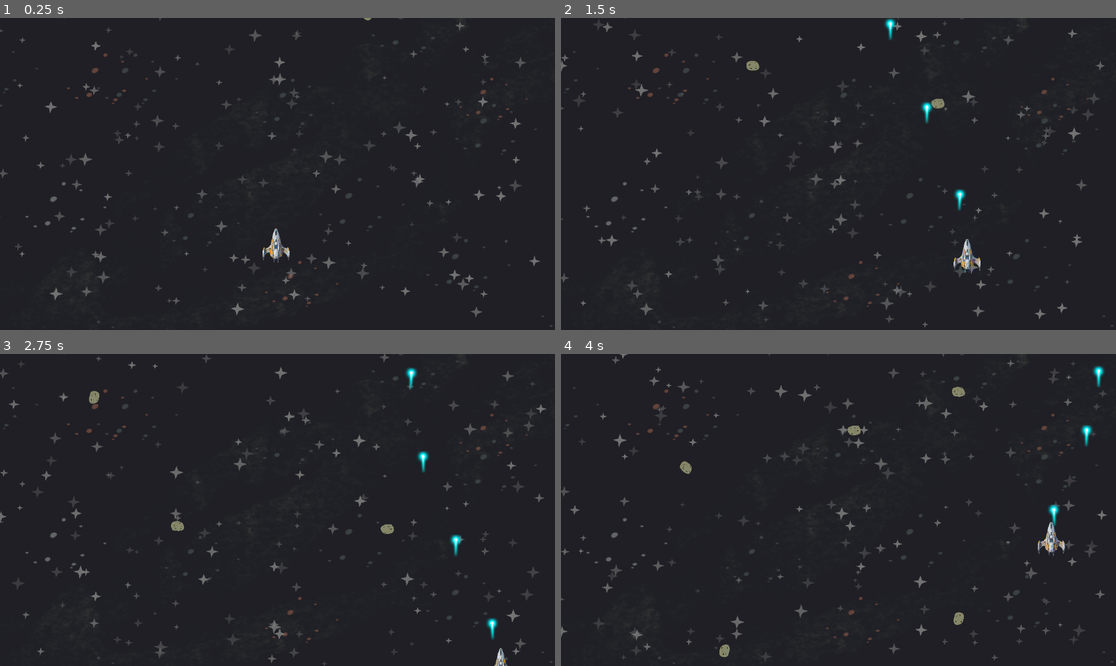
Above: before the commit, frames 1-4 (two rows, left to right).
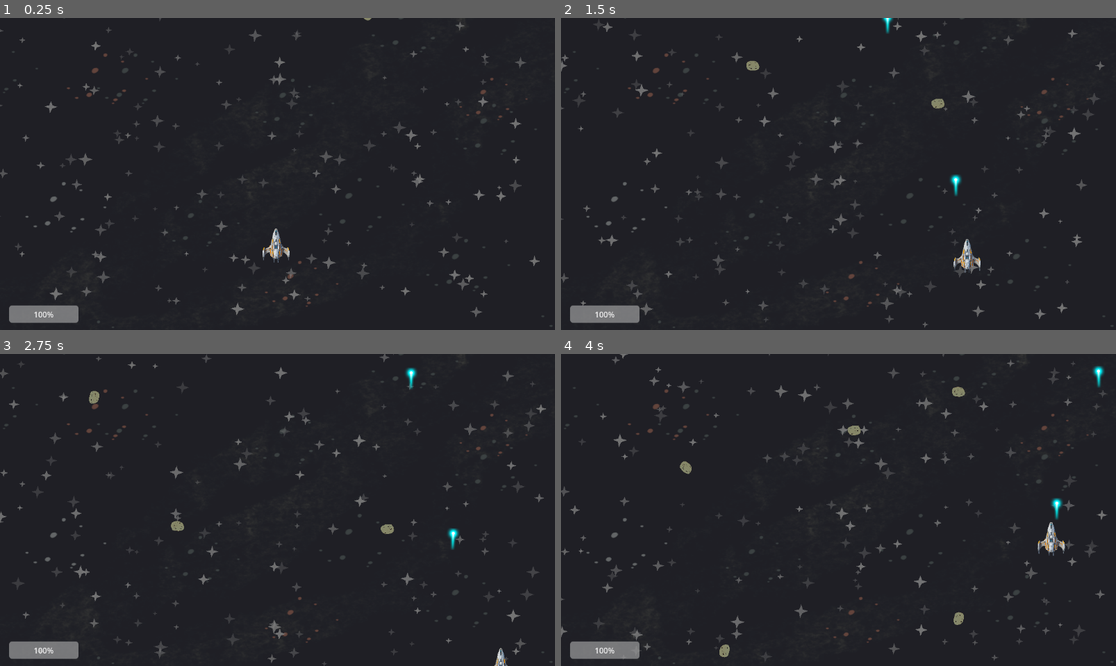
Above: after the commit, the same moments.

Repository: Niarb144/Project-Hermes
Game: Godot game, scene res://Scenes/world.tscn
Same seed, same stepped clock (60 frames per second), same inputs: the game is played once before the commit and once after it.
Inputs:
- Up to frame 1 (0.25 s): no input
- Up to frame 2 (1.5 s): hold Right (move_right) 0.53-1.28 s; hold Space (shoot) 0.53-1.28 s; hold S (move_down) from 1.28 s (still down); tap Space (shoot) at 1.35 s
- Up to frame 3 (2.75 s): release S (move_down) at 2.03 s; hold Right (move_right) from 2.03 s (still down); hold Space (shoot) from 2.03 s (still down)
- Up to frame 4 (4 s): release Right (move_right) at 2.78 s; release Space (shoot) at 2.78 s; hold Up (move_up) 2.78-3.53 s; tap Space (shoot) at 2.85 s; hold Left (move_left) from 3.53 s (still down); hold Space (shoot) from 3.53 s (still down)

The runs differ from the first frame. In frame 1, 0.7% of the frame differs, in the area x 1-15%, y 92-98%; in frame 2, 1.0%, in the area x 1-73%, y 0-98%; in frame 3, 1.0%; in frame 4, 0.9%.

Commit message:
Add Player Health HUD

Diff:
--- a/Scenes/boss.gd
+++ b/Scenes/boss.gd
@@ -81,8 +81,14 @@
 # -----------------------
 func take_damage(amount: int):
 	health -= amount
+	hit_flash()
 	if health <= 0:
 		die()
+
+func hit_flash():
+	modulate = Color(1, 0.4, 0.4)
+	await get_tree().create_timer(0.05).timeout
+	modulate = Color.WHITE
 
 func die():
 	shoot_timer.stop()
--- a/Scenes/enemy_shooter.gd
+++ b/Scenes/enemy_shooter.gd
@@ -54,9 +54,9 @@
 		die()
 
 func hit_flash():
-	anim.modulate = Color.WHITE
+	modulate = Color(1, 0.4, 0.4)
 	await get_tree().create_timer(0.05).timeout
-	anim.modulate = Color(1, 1, 1)
+	modulate = Color.WHITE
 
 func die():
 	emit_signal("enemy_died")
--- /dev/null
+++ b/Scenes/hud.tscn
@@ -0,0 +1,12 @@
+[gd_scene load_steps=2 format=3 uid="uid://ba2ibyjwtghn3"]
+
+[ext_resource type="Script" uid="uid://ct07eqxjvosr4" path="res://hud.gd" id="1_e0onf"]
+
+[node name="HUD" type="CanvasLayer"]
+script = ExtResource("1_e0onf")
+
+[node name="HealthBar" type="ProgressBar" parent="."]
+offset_left = 19.0
+offset_top = 597.0
+offset_right = 163.0
+offset_bottom = 633.0
--- a/Scenes/level_manager.gd
+++ b/Scenes/level_manager.gd
@@ -4,6 +4,8 @@
 @export var asteroid_enemy: PackedScene
 @export var shooter_enemy: PackedScene
 @export var boss_enemy: PackedScene
+@export var hud: CanvasLayer
+
 
 # Wave definitions
 var level_1_waves = [
@@ -23,6 +25,9 @@
 
 func _ready():
 	var player = get_tree().get_first_node_in_group("player")
+	#$HUD.connect_player(player)
+	if player and hud:
+		hud.call_deferred("connect_player", player)
 	if player:
 		player.player_died.connect(_on_player_died)
 	start_level_1()
--- a/Scenes/player.gd
+++ b/Scenes/player.gd
@@ -6,12 +6,12 @@
 @export var friction := 900.0
 
 @export var bullet_scene: PackedScene
-@export var fire_rate := 0.2   # seconds between shots
+@export var fire_rate := 0.4   # seconds between shots
 
 @onready var shoot_sound = $ShootSound
 
 signal player_died
-
+signal health_changed(current, max)
 
 var can_shoot := true
 var health: int
@@ -20,6 +20,7 @@
 func _ready():
 	screen_size = get_viewport_rect().size
 	health = max_health
+	emit_signal("health_changed", health, max_health)
 	add_to_group("player")
 
 func _physics_process(delta):
@@ -62,6 +63,9 @@
 
 func take_damage(amount: int):
 	health -= amount
+	hit_flash()
+	emit_signal("health_changed", health, max_health)
+
 	if health <= 0:
 		die()
 
@@ -69,6 +73,10 @@
 	emit_signal("player_died")
 	queue_free()
 
+func hit_flash():
+	modulate = Color(1, 0.4, 0.4)
+	await get_tree().create_timer(0.05).timeout
+	modulate = Color.WHITE
 
 func _on_player_died() -> void:
 	pass # Replace with function body.
--- a/Scenes/world.tscn
+++ b/Scenes/world.tscn
@@ -1,10 +1,11 @@
-[gd_scene load_steps=6 format=3 uid="uid://b2031hbmibtq1"]
+[gd_scene load_steps=7 format=3 uid="uid://b2031hbmibtq1"]
 
 [ext_resource type="PackedScene" uid="uid://bqgikjg4h2sog" path="res://Scenes/star_field.tscn" id="1_a02cp"]
 [ext_resource type="PackedScene" uid="uid://08rtuo4m7ht0" path="res://Scenes/background.tscn" id="1_go701"]
 [ext_resource type="PackedScene" uid="uid://eomq2mmuv6st" path="res://Scenes/player.tscn" id="3_5a7ea"]
 [ext_resource type="PackedScene" uid="uid://bj155npdqbgjm" path="res://Scenes/enemy_spawner.tscn" id="5_fo5ed"]
 [ext_resource type="PackedScene" uid="uid://bwadn886h2j3n" path="res://Scenes/level_manager.tscn" id="6_5ukr8"]
+[ext_resource type="PackedScene" uid="uid://ba2ibyjwtghn3" path="res://Scenes/hud.tscn" id="6_o06y3"]
 
 [node name="World" type="Node2D"]
 
@@ -13,7 +14,6 @@
 [node name="StarField" parent="." instance=ExtResource("1_a02cp")]
 
 [node name="Player" parent="." instance=ExtResource("3_5a7ea")]
-collision_mask = 2
 
 [node name="EnemySpawner" parent="." instance=ExtResource("5_fo5ed")]
 min_spawn_delay = 0.5
@@ -22,5 +22,8 @@
 max_speed = 220.0
 horizontal_margin = 40
 
-[node name="LevelManager" parent="." node_paths=PackedStringArray("enemy_spawner") instance=ExtResource("6_5ukr8")]
+[node name="LevelManager" parent="." node_paths=PackedStringArray("enemy_spawner", "hud") instance=ExtResource("6_5ukr8")]
 enemy_spawner = NodePath("../EnemySpawner")
+hud = NodePath("../HUD")
+
+[node name="HUD" parent="." instance=ExtResource("6_o06y3")]
--- a/asteroid.gd
+++ b/asteroid.gd
@@ -36,9 +36,9 @@
 		die()
 
 func hit_flash():
-	anim.modulate = Color.WHITE
+	modulate = Color(1, 0.4, 0.4)
 	await get_tree().create_timer(0.05).timeout
-	anim.modulate = Color(1, 1, 1, 1)
+	modulate = Color.WHITE
 
 func die():
 	emit_signal("enemy_died")
--- /dev/null
+++ b/health_bar.gd
@@ -0,0 +1,11 @@
+extends TextureProgressBar
+
+
+# Called when the node enters the scene tree for the first time.
+func _ready() -> void:
+	pass # Replace with function body.
+
+
+# Called every frame. 'delta' is the elapsed time since the previous frame.
+func _process(delta: float) -> void:
+	pass
--- /dev/null
+++ b/hud.gd
@@ -0,0 +1,17 @@
+extends CanvasLayer
+
+@onready var player_health_bar: ProgressBar = $HealthBar
+
+func connect_player(player):
+	if not player:
+		push_error("PlayerHealthBar not found in HUD")
+		return
+
+	player_health_bar.max_value = player.max_health
+	player_health_bar.value = player.max_health
+
+	player.health_changed.connect(_on_player_health_changed)
+
+func _on_player_health_changed(current, max):
+	player_health_bar.max_value = max
+	player_health_bar.value = current
Not shown, added: health_bar.gd.uid
Not shown, added: hud.gd.uid
